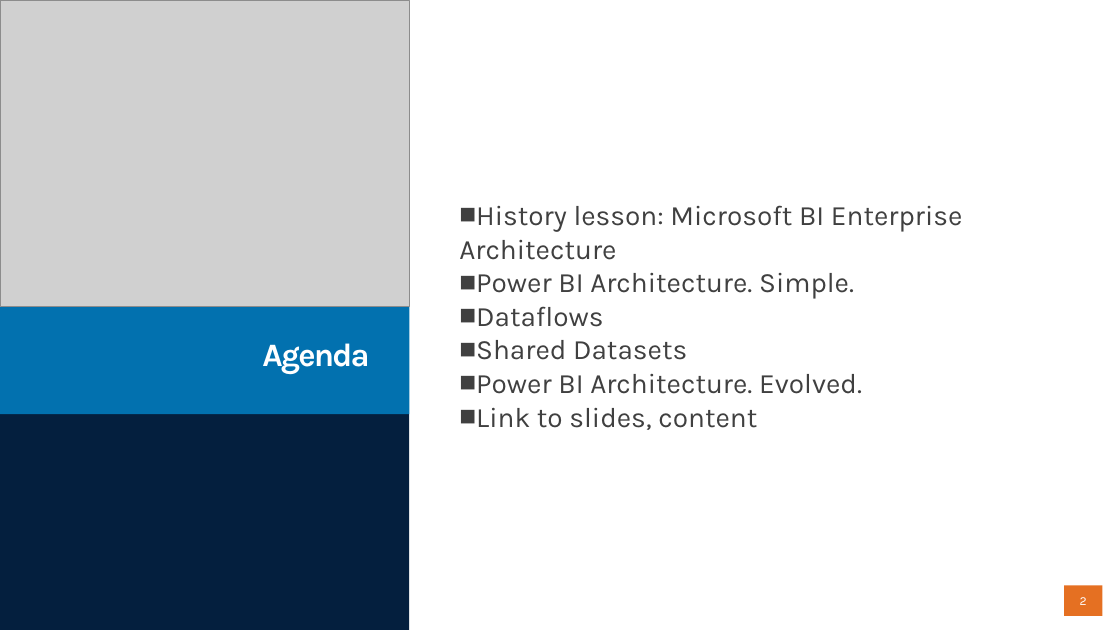
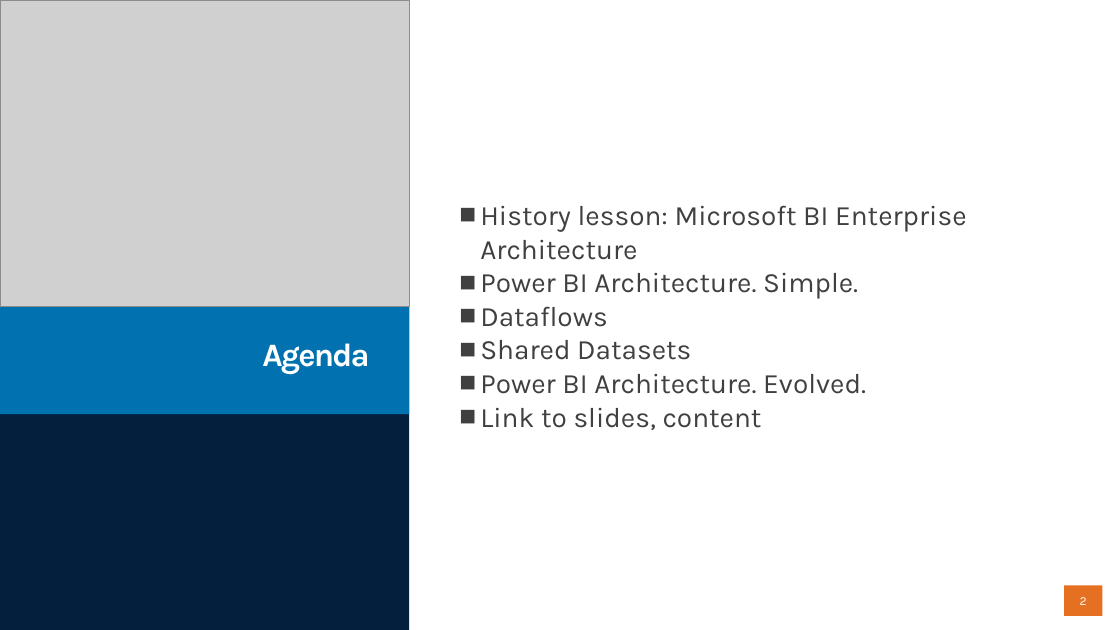
Before and after one commit to datalineo/sessions, a slide deck: slide 2 of Power BI Evolve Architecture/Evolving your Power BI Architecture using Dataflows and Shared Datasets.pptx. Drawn at 1120x630 pixels with LibreOffice and Linux fonts; fonts in the diff are those of the drawing; grey boxes stand for pictures; background and template pictures are left out. Boxes give left, top, right and bottom in pixels: in the first picture for what was removed or moved away, otherwise in the second. Text is boxed around its words. In the diff, an @@ line names an element or a change of style, - is before the commit and + after.

```diff
--- a/Power BI Evolve Architecture/Evolving your Power BI Architecture using Dataflows and Shared Datasets.pptx
+++ b/Power BI Evolve Architecture/Evolving your Power BI Architecture using Dataflows and Shared Datasets.pptx
@@ text "History lesson: Microsoft BI Enterprise ..." at (x1=480, y1=205, x2=967, y2=430): indent changed @@
```
Also in this commit, not shown: 8 other slides changed, 4 other files.
